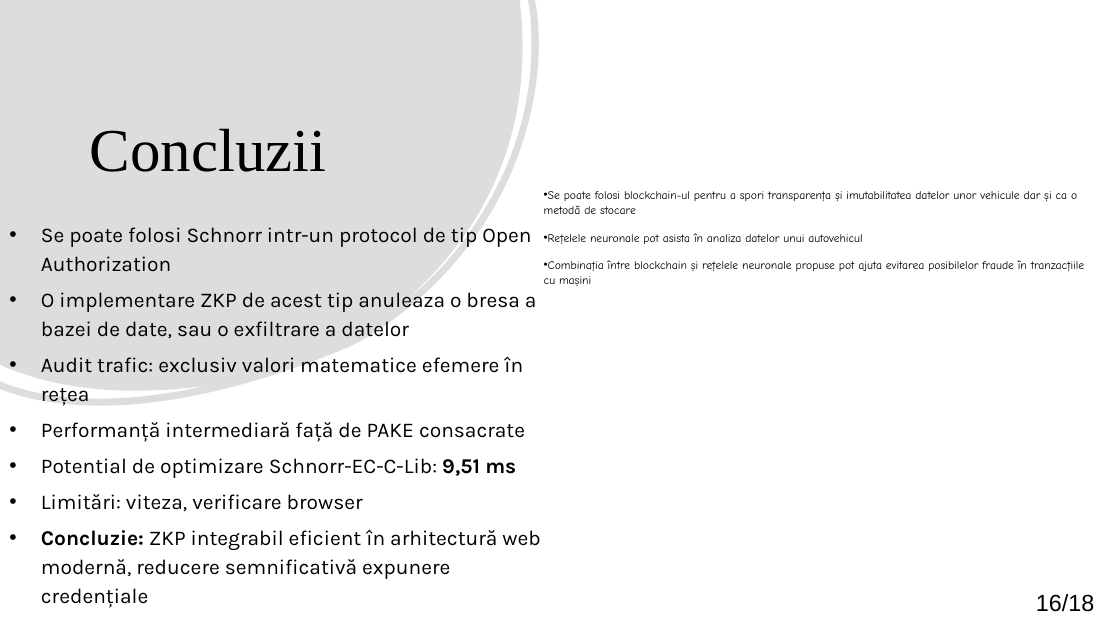
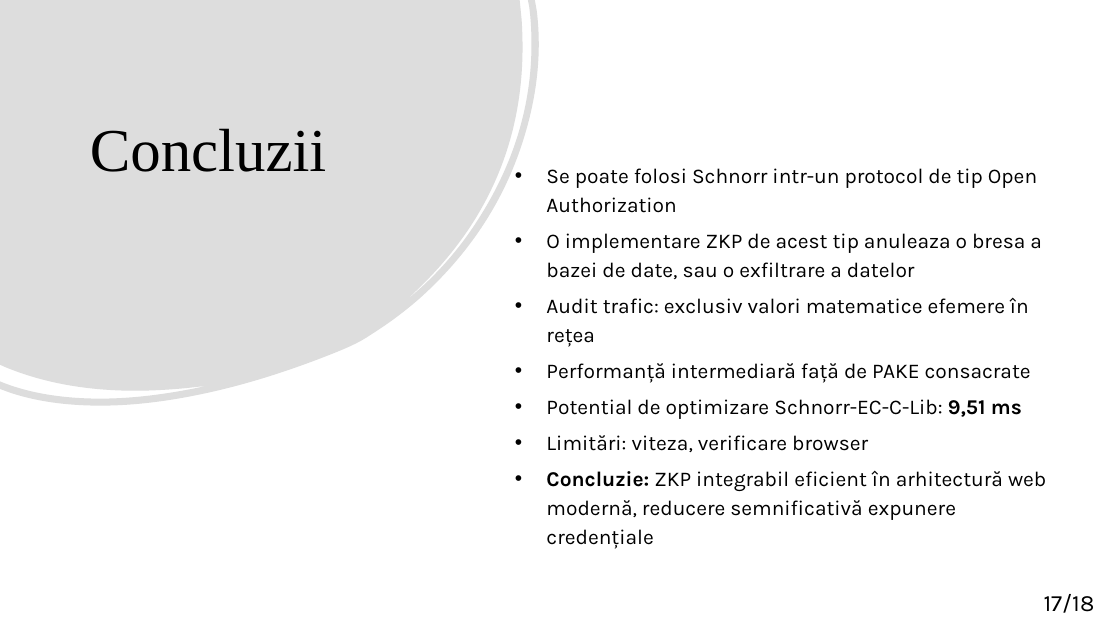
Before and after one commit to matei-rares-a/acas, a slide deck: slide 17 of docs/prezentare/current_draft/disertatie_matei_rares_prezentare_main.pptx. Drawn at 1120x630 pixels with LibreOffice and Linux fonts; fonts in the diff are those of the drawing. Boxes give left, top, right and bottom in pixels: in the first picture for what was removed or moved away, otherwise in the second. Text is boxed around its words. In the diff, an @@ line names an element or a change of style, - is before the commit and + after.

```diff
--- a/docs/prezentare/current_draft/disertatie_matei_rares_prezentare_main.pptx
+++ b/docs/prezentare/current_draft/disertatie_matei_rares_prezentare_main.pptx
@@ text "Se poate folosi Schnorr intr-un ...": place and size @@
-text "Se poate folosi Schnorr intr-un ..." at bbox=[41, 227, 540, 550]
+text "Se poate folosi Schnorr intr-un ..." at bbox=[546, 168, 1046, 491]
@@ text removed at bbox=[544, 191, 1084, 284] @@
-• Se poate folosi blockchain-ul pentru a spori transparența și imutabilitatea datelor unor vehicule dar și ca o metodă de stocare
-• Rețelele neuronale pot asista în analiza datelor unui autovehicul
-• Combinația între blockchain și rețelele neuronale propuse pot ajuta evitarea posibilelor fraude în tranzacțiile cu mașini
@@ text at bbox=[1044, 594, 1095, 613]: text changed; font Arial to Karla @@
-16/18
+17/18
```
Also in this commit, not shown: 14 other slides changed, 4 slides added, 4 slides removed, 9 other files.
